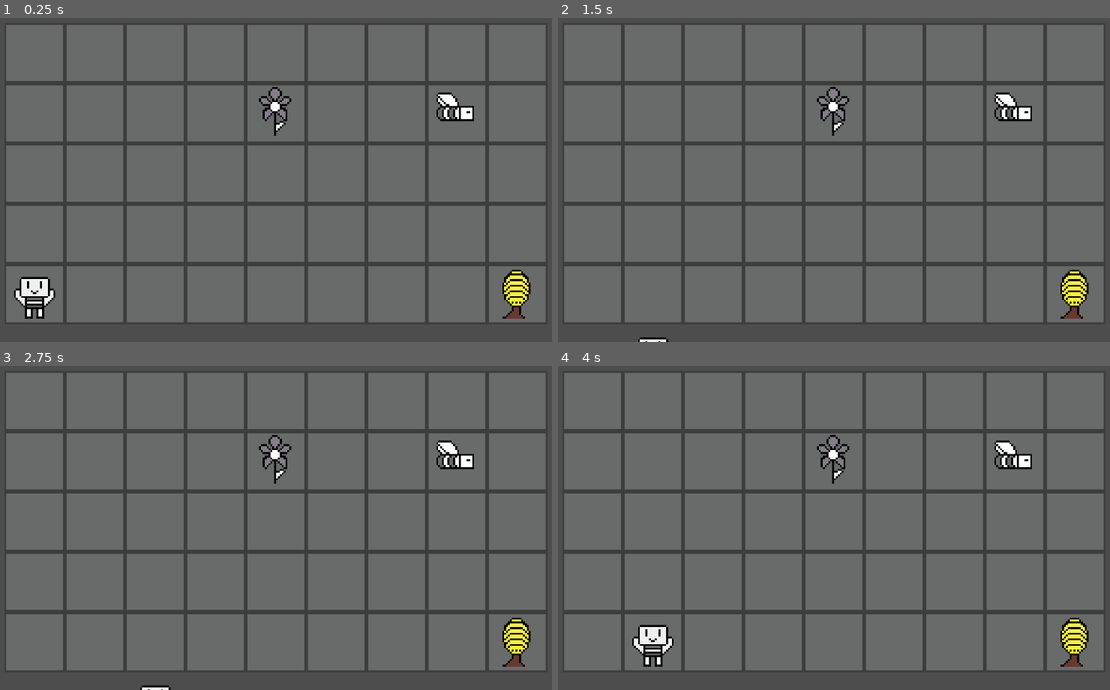
Above: before the commit, frames 1-4 (two rows, left to right).
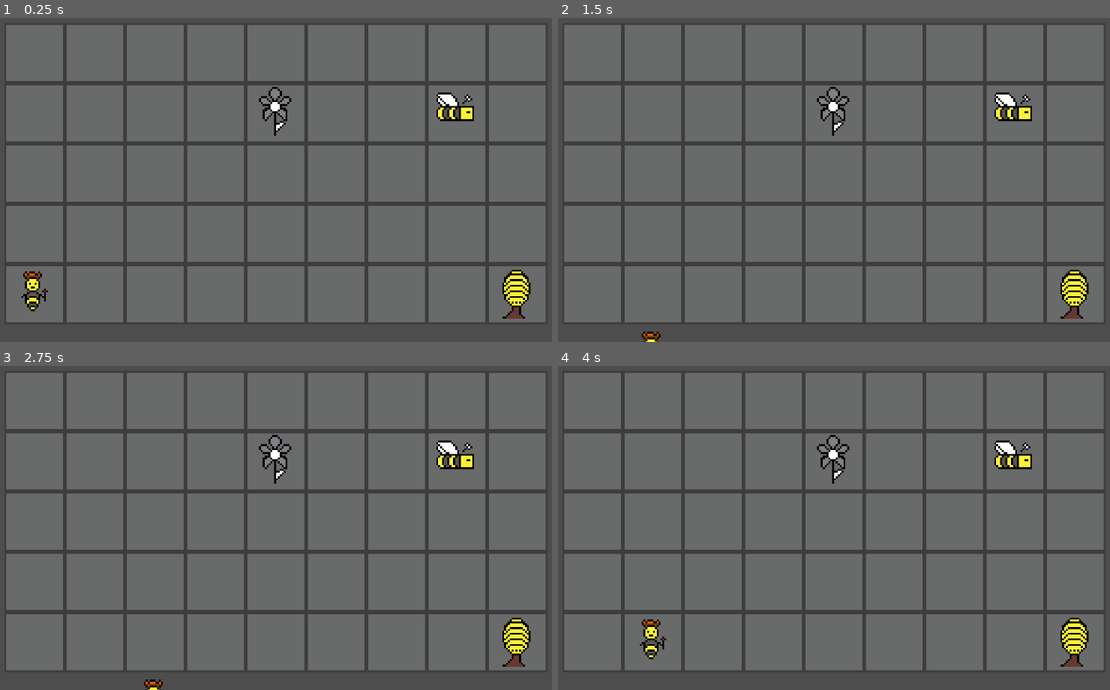
Above: after the commit, the same moments.

Repository: Le0finz/VoceNaoEstaSozinho
Game: Godot game, scene res://cenas/Mundo.tscn
Same seed, same stepped clock (60 frames per second), same inputs: the game is played once before the commit and once after it.
Inputs:
- Up to frame 1 (0.25 s): no input
- Up to frame 2 (1.5 s): tap Enter at 0.5 s; hold Right (ui_right) 0.53-1.28 s; tap Space at 1.25 s; hold Down (ui_down) from 1.28 s (still down)
- Up to frame 3 (2.75 s): tap Enter at 2 s; release Down (ui_down) at 2.03 s; hold Right (ui_right) from 2.03 s (still down)
- Up to frame 4 (4 s): tap Space at 2.75 s; release Right (ui_right) at 2.78 s; hold Up (ui_up) 2.78-3.53 s; tap Enter at 3.5 s; hold Left (ui_left) from 3.53 s (still down)

The runs differ from the first frame. In frame 1, 0.9% of the frame differs, in the area x 2-86%, y 23-93%; in frame 2, 0.3%; in frame 3, 0.3%; in frame 4, 0.9%.

Commit message:
Inventarios e mudando sprites

Diff:
--- a/cenas/Flor.tscn
+++ b/cenas/Flor.tscn
@@ -10,7 +10,7 @@
 
 func _on_body_entered(body):
 	if body.name == \"player\":
-
+		Global.polen += 1
 		queue_free()
 "
 
--- a/cenas/Mundo.tscn
+++ b/cenas/Mundo.tscn
@@ -39,19 +39,19 @@
 position = Vector2(143, -80)
 zoom = Vector2(3.625, 3.625)
 
-[node name="Area2D" parent="." instance=ExtResource("4_aw7sw")]
+[node name="AreaFlor" parent="." instance=ExtResource("4_aw7sw")]
 
-[node name="Area2D2" type="Area2D" parent="."]
+[node name="AreaColmeia" type="Area2D" parent="."]
 script = ExtResource("5_ply1o")
 
-[node name="Shop" parent="Area2D2" instance=ExtResource("5_3y8ph")]
+[node name="Shop" parent="AreaColmeia" instance=ExtResource("5_3y8ph")]
 
-[node name="CollisionShape2D" type="CollisionShape2D" parent="Area2D2"]
+[node name="CollisionShape2D" type="CollisionShape2D" parent="AreaColmeia"]
 position = Vector2(271, -14)
 shape = SubResource("RectangleShape2D_dmun6")
 
-[node name="colmeia" type="Sprite2D" parent="Area2D2"]
+[node name="colmeia" type="Sprite2D" parent="AreaColmeia"]
 position = Vector2(271, -19)
 texture = ExtResource("7_ofsf8")
 
-[connection signal="body_entered" from="Area2D2" to="Area2D2" method="_on_body_entered"]
+[connection signal="body_entered" from="AreaColmeia" to="AreaColmeia" method="_on_body_entered"]
--- /dev/null
+++ b/cenas/Polen.gd
@@ -0,0 +1,4 @@
+extends Label
+
+func _process(delta):
+	text = "polen: " + str(Global.polen)
--- /dev/null
+++ b/cenas/icone.tscn
@@ -0,0 +1,3 @@
+[gd_scene format=3 uid="uid://uv0hpdpr7o8h"]
+
+[node name="Icone" type="Sprite2D"]
--- a/cenas/shop.gd
+++ b/cenas/shop.gd
@@ -1,5 +1,38 @@
 extends CanvasLayer
 
+var currItem = 0
+var select = 0
+var item = preload("res://cenas/icone.tscn")
 
 func _on_button_pressed():
 	get_node("AnimationPlayer").play("TransOut")
+
+
+func switchItem(select):
+	for i in range(Global.items.size()):
+		if select == i:
+			currItem = select
+			get_node("Control/icone").texture = Global.items[currItem]["Icon"]
+			get_node("Control/Name").text = Global.items[currItem]["Name"]
+			get_node("Control/Des").text = Global.items[currItem]["Des"]
+			get_node("Control/Buy").text += "\nCost: " + str(Global.items[currItem]["Cost"])
+
+func _on_next_pressed():
+	switchItem(currItem+1)
+
+
+func _on_prev_pressed():
+	switchItem(currItem-1)
+
+func _on_buy_pressed():
+	var hasItem = false
+	if Global.polen > Global.items[currItem]["Cost"]:
+		for i in Global.inventory:
+			if Global.inventory[i]["Name"] == Global.items[currItem]["Name"]:
+				Global.Inventory[i]["Count"] += 1
+				hasItem = true
+		if hasItem == false:
+			var tempDic = Global.items[currItem]
+			tempDic["Count"] = 1
+			Global.inventory[Global.inventory.size()] = tempDic
+		Global.polen -= Global.items[currItem]["Cost"]
--- a/cenas/shop.tscn
+++ b/cenas/shop.tscn
@@ -1,6 +1,23 @@
-[gd_scene load_steps=6 format=3 uid="uid://c2nhoysivdxbt"]
+[gd_scene load_steps=8 format=3 uid="uid://c2nhoysivdxbt"]
 
 [ext_resource type="Script" path="res://cenas/shop.gd" id="1_myp3m"]
+[ext_resource type="PackedScene" uid="uid://uv0hpdpr7o8h" path="res://cenas/icone.tscn" id="2_86utv"]
+[ext_resource type="Script" path="res://cenas/Polen.gd" id="2_b16em"]
+
+[sub_resource type="Animation" id="Animation_huotr"]
+length = 0.001
+tracks/0/type = "value"
+tracks/0/imported = false
+tracks/0/enabled = true
+tracks/0/path = NodePath(".:offset")
+tracks/0/interp = 1
+tracks/0/loop_wrap = true
+tracks/0/keys = {
+"times": PackedFloat32Array(0),
+"transitions": PackedFloat32Array(1),
+"update": 0,
+"values": [Vector2(0, 0)]
+}
 
 [sub_resource type="Animation" id="Animation_x6xun"]
 resource_name = "TransIn"
@@ -30,21 +47,6 @@
 "transitions": PackedFloat32Array(1, 1),
 "update": 0,
 "values": [Vector2(0, -700), Vector2(0, 0)]
-}
-
-[sub_resource type="Animation" id="Animation_huotr"]
-length = 0.001
-tracks/0/type = "value"
-tracks/0/imported = false
-tracks/0/enabled = true
-tracks/0/path = NodePath(".:offset")
-tracks/0/interp = 1
-tracks/0/loop_wrap = true
-tracks/0/keys = {
-"times": PackedFloat32Array(0),
-"transitions": PackedFloat32Array(1),
-"update": 0,
-"values": [Vector2(0, 0)]
 }
 
 [sub_resource type="AnimationLibrary" id="AnimationLibrary_y4v2t"]
@@ -93,6 +95,7 @@
 autowrap_mode = 3
 
 [node name="Des" type="Label" parent="Control"]
+layout_mode = 0
 offset_left = 282.0
 offset_top = 1011.0
 offset_right = 839.0
@@ -101,4 +104,40 @@
 horizontal_alignment = 1
 autowrap_mode = 3
 
+[node name="Next" type="Button" parent="Control"]
+layout_mode = 0
+offset_left = 731.0
+offset_top = 890.0
+offset_right = 749.0
+offset_bottom = 921.0
+text = ">"
+
+[node name="Prev" type="Button" parent="Control"]
+layout_mode = 0
+offset_left = 376.0
+offset_top = 895.0
+offset_right = 394.0
+offset_bottom = 926.0
+text = "<"
+
+[node name="Buy" type="Button" parent="Control"]
+layout_mode = 0
+offset_left = 516.0
+offset_top = 1065.0
+offset_right = 620.0
+offset_bottom = 1109.0
+text = "Incubar"
+
+[node name="icone" parent="Control" instance=ExtResource("2_86utv")]
+
+[node name="Polen" type="Label" parent="."]
+offset_left = 122.0
+offset_top = 724.0
+offset_right = 218.0
+offset_bottom = 767.0
+script = ExtResource("2_b16em")
+
 [connection signal="pressed" from="Button" to="." method="_on_button_pressed"]
+[connection signal="pressed" from="Control/Next" to="." method="_on_next_pressed"]
+[connection signal="pressed" from="Control/Prev" to="." method="_on_prev_pressed"]
+[connection signal="pressed" from="Control/Buy" to="." method="_on_buy_pressed"]
--- a/global.gd
+++ b/global.gd
@@ -2,20 +2,32 @@
 
 var  polen = 0
 
-var itens = {
+var items = {
 	0:{
 		"Name" : "guerreira",
 		"Des" : "Uma abelha brava capaz de defender a colmeia de vespas",
-		"Cost" : 10
+		"Cost" : 10 ,
+		"Icon" : preload("res://VNES ASsets/Guerreira.png")
 	},
 	1:{
 		"Name" : "operaria",
 		"Des" : "uma abelha operaria que fornece polen com o tempo",
-		"Cost" : 5
+		"Cost" : 5 ,
+		"Icon" : preload("res://VNES ASsets/abelinho.png")
 	},
 	2:{
 		"Name" : "construir colmeia",
 		"Des" : "construa uma outra colônia de abelhas!",
-		"Cost" : 100
+		"Cost" : 100 ,
+		"Icon" : preload("res://VNES ASsets/colmeia.png")
 	},
 }
+
+var inventory = {
+	0:{
+		"Name" : "guerreira",
+		"Des" : "Uma abelha brava capaz de defender a colmeia de vespas",
+		"Cost" : 10 ,
+		"Count" : 1
+	},
+}
--- a/project.godot
+++ b/project.godot
@@ -15,6 +15,10 @@
 config/features=PackedStringArray("4.1", "GL Compatibility")
 config/icon="res://icon.svg"
 
+[autoload]
+
+Global="*res://global.gd"
+
 [rendering]
 
 textures/canvas_textures/default_texture_filter=0
Binary file added: VNES ASsets/Guerreira.png
Not shown, added: VNES ASsets/Guerreira.png.import
Binary file changed: VNES ASsets/abelinho.png
Binary file changed: VNES ASsets/belha.png
